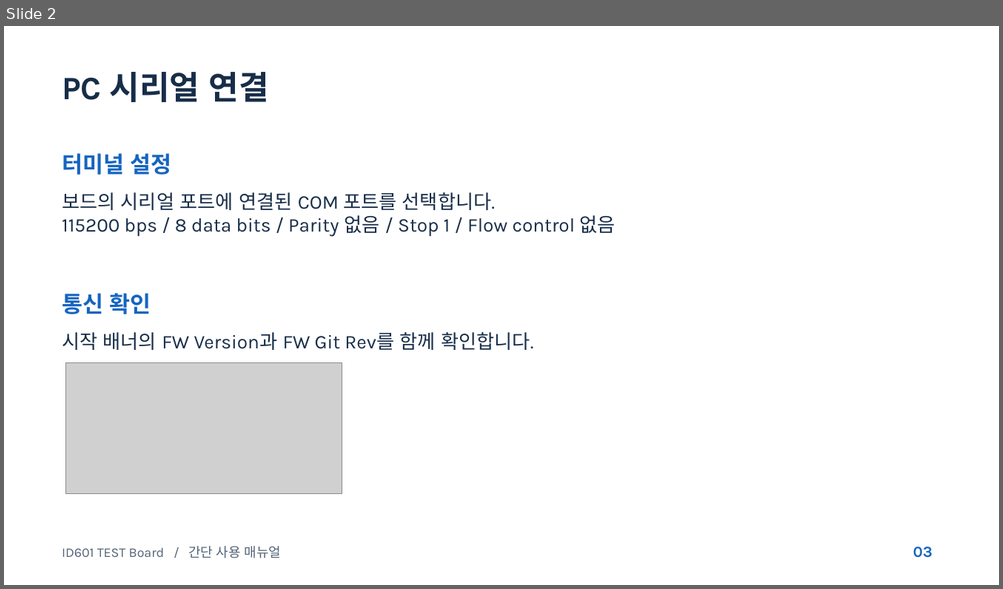
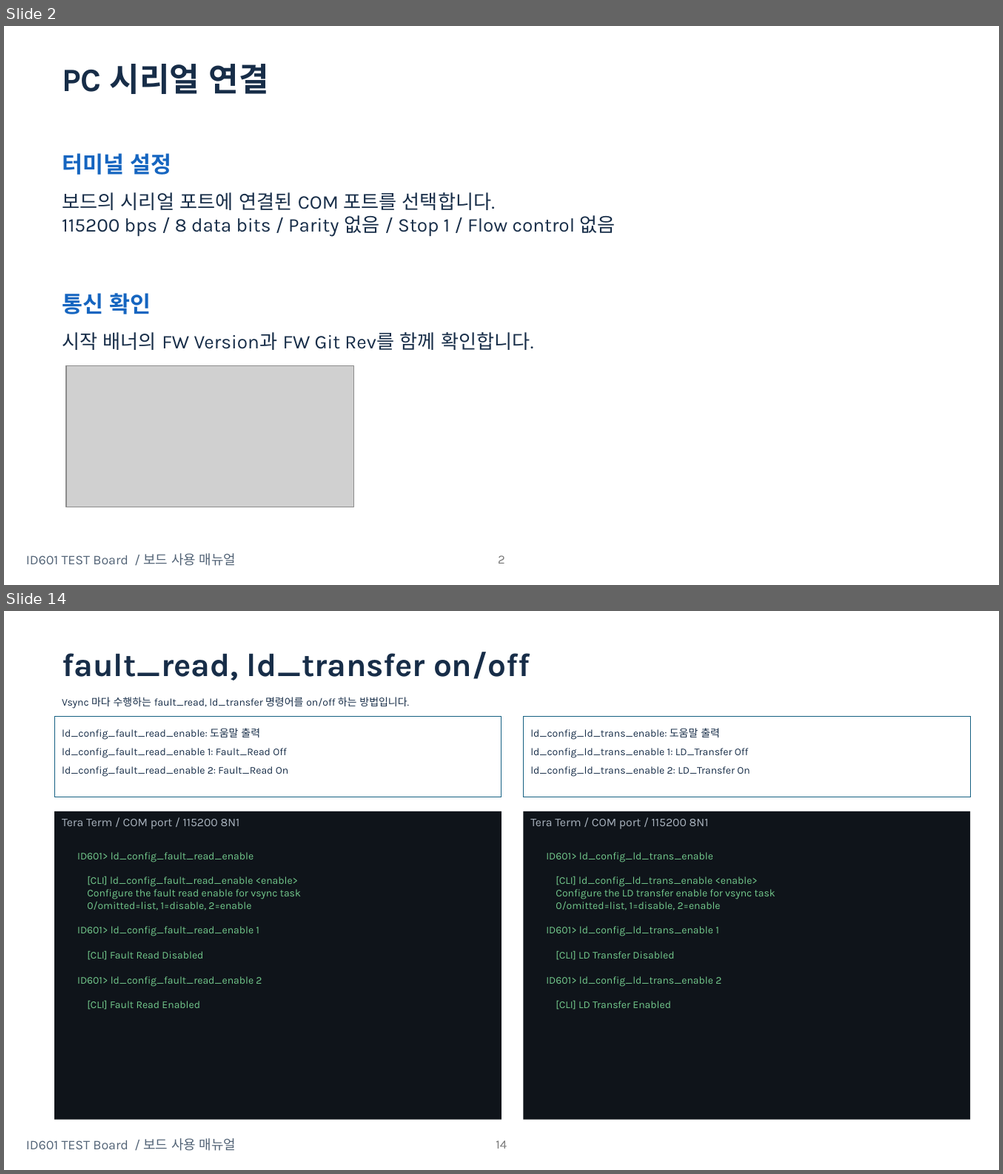
Before and after one commit to oio9595/Global_Technologies_FW, a slide deck: ID601/Jig/ID601_ES/Docs/Deliverables/Manual/ID601_MOBIS_CLI_Manual_20261029_v2.pptx. Shown one above the other, each under a label of ours: slide 2 before the commit, slides 2 and 14 after it; the slides between them are not shown. The pictures are 1003x589 and 1003x1174 pixels, drawn with LibreOffice and Linux fonts; fonts in the diff are those of the drawing; grey boxes stand for pictures. Boxes give left, top, right and bottom in pixels: in the first picture for what was removed or moved away, otherwise in the second. Text is boxed around its words. In the diff, an @@ line names an element or a change of style, - is before the commit and + after.

```diff
--- a/ID601/Jig/ID601_ES/Docs/Deliverables/Manual/ID601_MOBIS_CLI_Manual_20261029_v2.pptx
+++ b/ID601/Jig/ID601_ES/Docs/Deliverables/Manual/ID601_MOBIS_CLI_Manual_20261029_v2.pptx
@@ slide 14 added at box(4, 611, 999, 1170), background #FFFFFF @@
@@ text added at box(62, 652, 529, 681), 31.5 pt, text #172D48, bold @@
+fault_read, ld_transfer on/off
@@ text added at box(62, 697, 409, 709), 10 pt, text #172D48 @@
+Vsync 마다 수행하는 fault_read, ld_transfer 명령어를 on/off 하는 방법입니다.
@@ rectangle added at box(55, 717, 502, 797), outline #156082 0 pt, 10 pt, text #172D48 @@
+ld_config_fault_read_enable: 도움말 출력
+ld_config_fault_read_enable 1: Fault_Read Off
+ld_config_fault_read_enable 2: Fault_Read On
@@ rectangle added at box(523, 717, 970, 797), outline #156082 0 pt, 10 pt, text #172D48 @@
+ld_config_ld_trans_enable: 도움말 출력
+ld_config_ld_trans_enable 1: LD_Transfer Off
+ld_config_ld_trans_enable 2: LD_Transfer On
@@ rectangle added at box(55, 812, 502, 1121), fill #0F141A, 11.2 pt, text #AAB4BF @@
+Tera Term / COM port / 115200 8N1
@@ rectangle added at box(523, 812, 970, 1121), fill #0F141A, 11.2 pt, text #AAB4BF @@
+Tera Term / COM port / 115200 8N1
@@ text added at box(77, 852, 301, 1010), 10 pt, text #73C98C @@
+ID601> ld_config_fault_read_enable
+[CLI] ld_config_fault_read_enable <enable>
+Configure the fault read enable for vsync task
+0/omitted=list, 1=disable, 2=enable
+ID601> ld_config_fault_read_enable 1
+[CLI] Fault Read Disabled
+ID601> ld_config_fault_read_enable 2
+[CLI] Fault Read Enabled
@@ text added at box(546, 852, 775, 1010), 10 pt, text #73C98C @@
+ID601> ld_config_ld_trans_enable
+[CLI] ld_config_ld_trans_enable <enable>
+Configure the LD transfer enable for vsync task
+0/omitted=list, 1=disable, 2=enable
+ID601> ld_config_ld_trans_enable 1
+[CLI] LD Transfer Disabled
+ID601> ld_config_ld_trans_enable 2
+[CLI] LD Transfer Enabled
@@ text added at box(26, 1139, 236, 1151), 12.8 pt, text #526376 @@
+ID601 TEST Board / 보드 사용 매뉴얼
@@ page number added at box(495, 1141, 506, 1149), 12 pt, text #797979 @@
+14
@@ slide 2 changed as well @@
@@ text "PC 시리얼 연결": place and size @@
-text "PC 시리얼 연결" at box(62, 72, 269, 102)
+text "PC 시리얼 연결" at box(62, 64, 269, 94)
@@ picture: place and size @@
-picture at box(66, 363, 341, 494)
+picture at box(66, 366, 353, 508)
@@ text at box(26, 554, 236, 566): text changed @@
-ID601 TEST Board / 간단 사용 매뉴얼
+ID601 TEST Board / 보드 사용 매뉴얼
@@ page number added at box(498, 556, 505, 564), 12 pt, text #797979 @@
+2
@@ text removed at box(913, 547, 932, 558) @@
-03
```
Also in this commit, not shown: 7 other slides changed, 9 other slides added, 1 slide removed, 10 other files.
